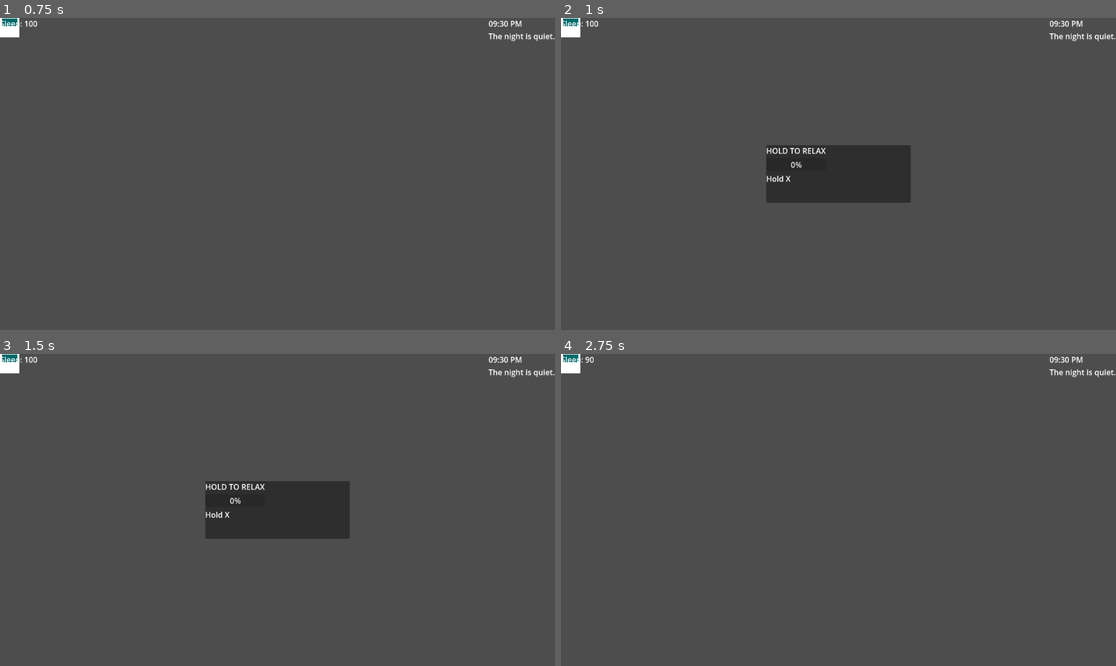
Above: before the commit, frames 1-4 (two rows, left to right).
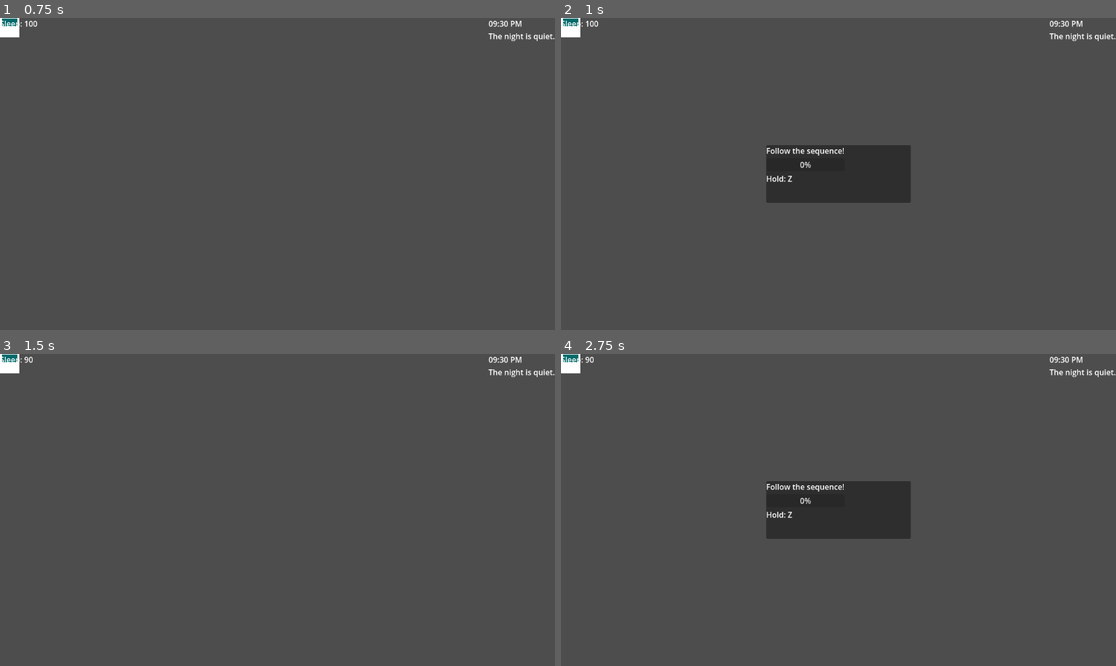
Above: after the commit, the same moments.

Repository: AiDN-Dev/let-me-sleep
Game: Godot game, scene res://Scenes/game.tscn
The game is run twice, just before and just after one commit, with the same random seed, the same clock (stepped at 60 frames per second) and the same inputs. The project has no main scene, so this scene is started directly.
Inputs (mouse positions are in pixels of both pictures, inside the frame that each line leads up to):
- Up to frame 1 (0.75 s): tap Enter (ui_accept) at 0.5 s; move the mouse to (399, 158) at 0.52 s; hold Right from 0.53 s (still down); tap Z at 0.6 s; click (399, 158) at 0.67 s
- Up to frame 2 (1 s): keep holding Right; tap Enter (ui_accept) at 0.77 s; tap X at 0.8 s
- Up to frame 3 (1.5 s): release Right at 1.25 s; tap Enter (ui_accept) at 1.25 s; drag from (166, 525) to (249, 572) at 1.27 s
- Up to frame 4 (2.75 s): tap Enter (ui_accept) at 2 s; move the mouse to (894, 441) at 2.02 s; hold Right from 2.03 s (still down); tap C at 2.1 s; tap Z at 2.3 s

Frame 1 is identical in both runs. In frame 2, 0.3% of the frame differs, in the area x 37-51%, y 41-53%; in frame 3, 4.8%, in the area x 4-63%, y 0-60%; in frame 4, 4.7%.

Commit message:
Started making QTEs a little more difficult, added more keys to press and added multiple keys per qte

Diff:
--- a/scripts/Interruptions/Piss1/toilet_interrupt_window.gd
+++ b/scripts/Interruptions/Piss1/toilet_interrupt_window.gd
@@ -23,13 +23,14 @@
 	active = true
 	show()
 
-	# Scale the player's effectiveness
-	progress_per_press = 1.5 - difficulty * 0.05
-	if progress_per_press < 0.3:
-		progress_per_press = 0.3
+	# --- Player effectiveness: decreases slightly as difficulty rises ---
+	progress_per_press = max(0.3, 1.5 - difficulty * 0.05)
 
-	# Scale the bar's pull-back (higher difficulty → faster decay)
-	decay_speed = 0.3 + difficulty * 0.1
+	# --- Bar fights back: decay speed increases with difficulty ---
+	decay_speed = min(2.0, 0.3 + difficulty * 0.08)
+
+	# --- Max time decreases slightly as difficulty rises ---
+	max_time = max(2.5, 5.0 - difficulty * 0.1)
 
 	progress_bar.max_value = required_progress
 	progress_bar.value = progress
--- a/scripts/Interruptions/qte_window.gd
+++ b/scripts/Interruptions/qte_window.gd
@@ -1,4 +1,6 @@
 extends Panel
+
+const QTEKey = preload("res://scripts/Managers/qte_key.gd")
 
 signal qte_finished(success: bool)
 
@@ -14,40 +16,88 @@
 var remaining_grace := 0.0
 var active := false
 
-func start_qte(text: String, key: Key) -> void:
-	hold_key = key
+var qte_sequence: Array[QTEKey] = []
+var current_index := 0
+var current_progress := 0.0
+
+var grace_timer := 0.0
+var grace_duration := 0.5
+
+# === Start a new QTE sequence ===
+func start_qte(text: String, keys: Array[QTEKey]) -> void:
 	instruction_label.text = text
-	hint_label.text = "Hold %s" % OS.get_keycode_string(key)
-
-	progress = 0.0
-	remaining_grace = grace_time
+	qte_sequence = keys
+	current_index = 0
+	current_progress = 0.0
 	progress_bar.value = 0
-	progress_bar.max_value = hold_time
-
+	progress_bar.max_value = qte_sequence[0].hold_time
+	hint_label.text = "Hold: %s" % _get_key_name(qte_sequence[0].keycode)
 	active = true
 	show()
 
+# === Per-frame update ===
 func _process(delta: float) -> void:
 	if not active:
 		return
 
-	# Update progress
-	if Input.is_key_pressed(hold_key):
-		progress += delta
+	var current_key = qte_sequence[current_index]
+
+	# Check if the correct key is being held
+	if Input.is_key_pressed(current_key.keycode):
+		current_progress += delta
 	else:
-		remaining_grace -= delta
+		current_progress -= delta # decay if not holding
 
-	# Clamp values
-	progress = clamp(progress, 0, hold_time)
-	remaining_grace = max(0, remaining_grace)
-	progress_bar.value = progress
+	# Clamp progress
+	current_progress = clamp(current_progress, 0, current_key.hold_time)
+	progress_bar.value = current_progress
 
-	# Only finish once
-	if progress >= hold_time and active:
-		_finish(true)
-	elif remaining_grace <= 0 and active:
-		_finish(false)
+	# Check if current key is completed
+	if current_progress >= current_key.hold_time:
+		current_index += 1
+		if current_index >= qte_sequence.size():
+			_finish(true)
+			return
+		# Reset progress for next key
+		current_progress = 0
+		progress_bar.max_value = qte_sequence[current_index].hold_time
+		hint_label.text = "Hold: %s" % _get_key_name(qte_sequence[current_index].keycode)
 
+		grace_timer = grace_duration
+
+		if grace_timer > 0:
+			grace_timer -= delta
+		else:
+			if not Input.is_key_pressed(current_key.keycode):
+				current_progress -= delta
+
+# === Handle key presses (sequential and fail-on-wrong) ===
+func _input(event: InputEvent) -> void:
+	if not active:
+		return
+
+	if event is InputEventKey and event.pressed:
+		var current_key = qte_sequence[current_index]
+
+		if current_progress < current_key.hold_time:
+			if event.keycode == current_key.keycode:
+				current_progress += 0.05
+				current_progress = clamp(current_progress, 0, current_key.hold_time)
+			elif grace_timer <= 0:
+				_finish(false)
+
+func _get_key_name(keycode: int) -> String:
+	match keycode:
+		KEY_Z: return "Z"
+		KEY_X: return "X"
+		KEY_C: return "C"
+		KEY_UP: return "UP"
+		KEY_DOWN: return "DOWN"
+		KEY_LEFT: return "LEFT"
+		KEY_RIGHT: return "RIGHT"
+		_: return str(keycode)
+
+# === Finish QTE ===
 func _finish(success: bool) -> void:
 	if not active:
 		return  # prevent double finish
--- /dev/null
+++ b/scripts/Managers/qte_key.gd
@@ -0,0 +1,12 @@
+extends Node
+
+class_name QTEKey
+
+var keycode: int
+var hold_time: float
+var release_window: bool = false  # For future release windows
+
+func _init(keycode: int = KEY_Z, hold_time: float = 1.0, release_window: bool = false):
+	self.keycode = keycode
+	self.hold_time = hold_time
+	self.release_window = release_window
--- a/scripts/game.gd
+++ b/scripts/game.gd
@@ -1,4 +1,6 @@
 extends Node2D
+
+const QTEKey = preload("res://scripts/Managers/qte_key.gd")
 
 # === Node references ===
 @onready var qte_window = $UI/QTEWindow
@@ -18,10 +20,10 @@
 	rng.randomize()
 
 	# Connect QTE signal
-	qte_window.connect("qte_finished", Callable(self, "_on_qte_finished"))
+	qte_window.qte_finished.connect(_on_qte_finished)
 
 	# Connect Interruption Manager
-	interruption_manager.connect("interruption_finished", Callable(self, "_on_interruption_finished"))
+	interruption_manager.interruption_finished.connect(_on_interruption_finished)
 
 	# Connect dog interruption signal (once)
 	#dog_window.connect("interruption_finished", Callable(self, "_on_dog_finished"))
@@ -47,22 +49,14 @@
 	start_qte()
 
 func start_qte() -> void:
-	var keys = [KEY_Z, KEY_X, KEY_C]
-	var key = keys.pick_random()
-
-	var texts = [
-		"HOLD TO RELAX",
-		"TRY TO SLEEP",
-		"DO NOT WAKE UP",
-		"IGNORE THE THOUGHTS"
+	var qte_sequence: Array[QTEKey] = [
+		QTEKey.new(KEY_Z, 1.0),
+		QTEKey.new(KEY_X, 1.0),
+		QTEKey.new(KEY_UP, 0.7),
+		QTEKey.new(KEY_DOWN, 0.7)
 	]
 
-	# Difficulty scaling
-	var base_time: float = 2.0
-	var difficulty_scale: float = 0.1 * night_progress
-	qte_window.hold_time = max(0.6, base_time - difficulty_scale)
-
-	qte_window.start_qte(texts.pick_random(), key)
+	qte_window.start_qte("Follow the sequence!", qte_sequence)
 
 # === Event handlers ===
 func _on_qte_finished(success: bool) -> void:
Not shown, added: scripts/Managers/qte_key.gd.uid
